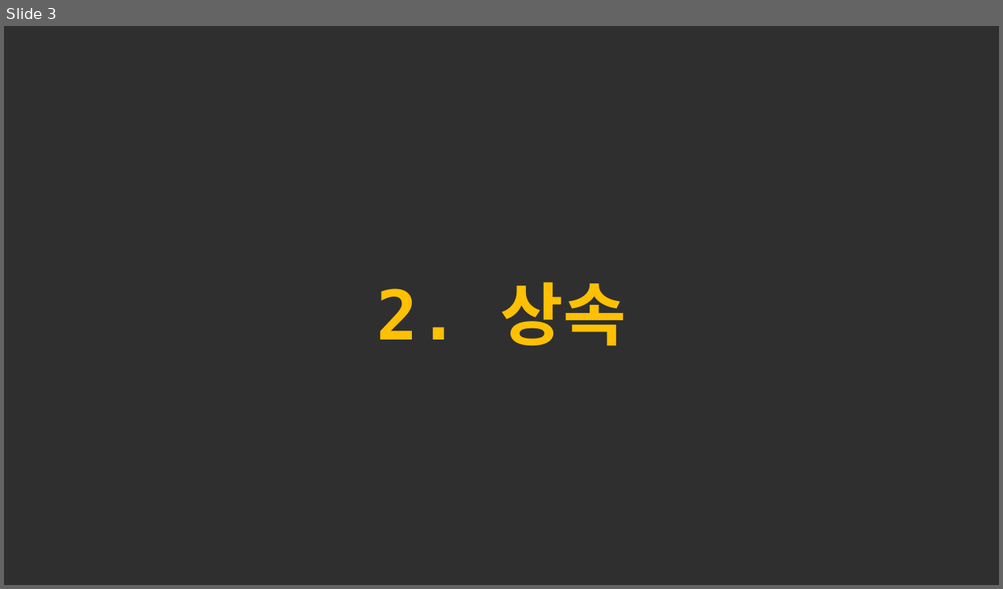
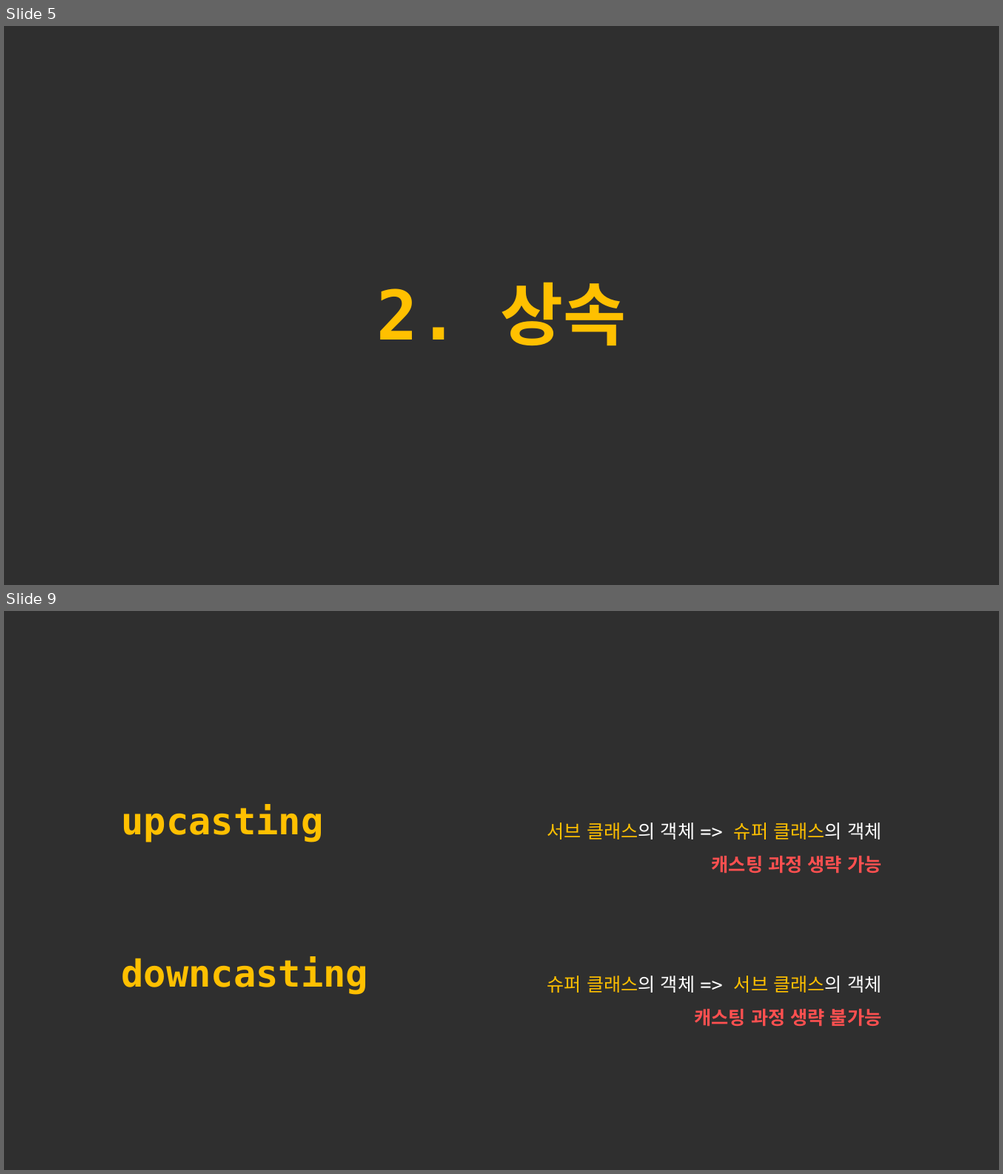
Before and after one commit to forwdevel/Full-Stack, a slide deck: 객체이론정리_2.pptx. Shown one above the other, each under a label of ours: slide 3 before the commit, slides 5 and 9 after it; the slides between them are not shown. The pictures are 1003x589 and 1003x1174 pixels, drawn with LibreOffice and Linux fonts; fonts in the diff are those of the drawing. Boxes give left, top, right and bottom in pixels: in the first picture for what was removed or moved away, otherwise in the second. Text is boxed around its words. In the diff, an @@ line names an element or a change of style, - is before the commit and + after.

Commit message:
객체이론
객체 이론 1 수정,
객체 이론 2 만드는 중...

```diff
--- a/객체이론정리_2.pptx
+++ b/객체이론정리_2.pptx
@@ slide 9 added at [4, 611, 999, 1170], background #2F2F2F @@
@@ group added at [122, 804, 882, 1027]: 4 texts @@
+upcasting
+downcasting
+서브 클래스의 객체 => 슈퍼 클래스의 객체
+캐스팅 과정 생략 가능
+슈퍼 클래스의 객체 => 서브 클래스의 객체
+캐스팅 과정 생략 불가능
@@ what was slide 3 is now slide 5 @@
```
Also in this commit, not shown: 2 slides changed, 7 other slides added, 1 other file.
